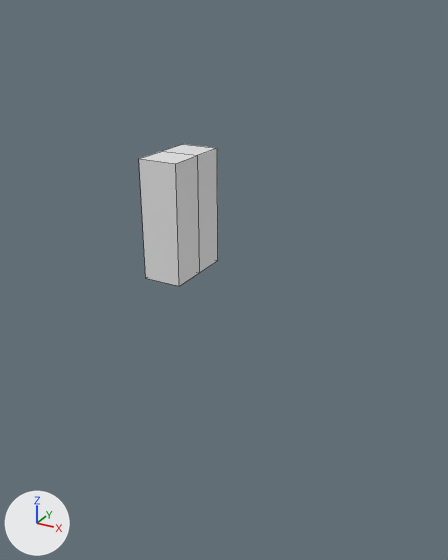
Renders of the Blender file lowpolycharacter.blend from each side of a commit.
One viewpoint serves both versions: a 50 mm camera at (1.53, -2.37, 2.01) aimed at (0.22, 0.0, 0.83). Arrows for +X, +Y and +Z are at lower left; the lights stay in place. Mesh edges are drawn as thin lines.

Script lines for the objects in view, before the commit:
```python
me_cube = bpy.data.meshes.new('Cube')
me_cube.from_pydata([(-1.0, -1.0, -1.0), (-1.0, 1.0, -1.0), (-1.0, 1.0, 1.0), (1.0, 1.0, -1.0), (1.0, 1.0, 1.0), (-1.0, 0.0, -1.0), (-1.0, 0.0, 1.0), (1.0, 0.0, -1.0), (1.0, 0.0, 1.0)], [(5, 0)], [(5, 6, 2, 1), (1, 2, 4, 3), (4, 2, 6, 8), (1, 3, 7, 5), (3, 4, 8, 7)])
ob_torso = bpy.data.objects.new('Torso', me_cube)
ob_torso.location = (-0.01, 0.011, 1.119)
ob_torso.scale = (0.0954, 0.181, 0.286)
_m = ob_torso.modifiers.new('Mirror', 'MIRROR')
_m.use_axis = (False, True, False)
_m.use_clip = True
```
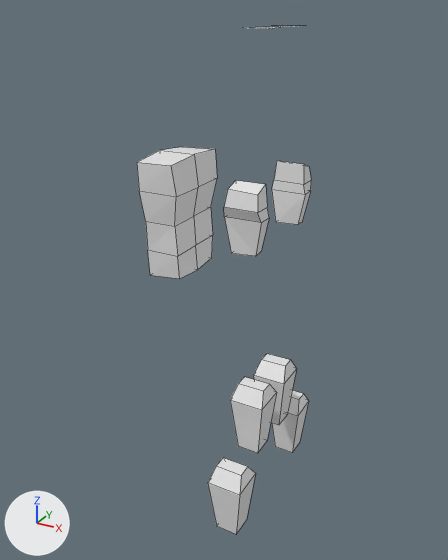
Commit message: torso and arms

Pixel boxes [x1, y1, x2, y2] of what changed, in the pictures (448 x 560 px):
'Arms', added
    after: [208, 25, 311, 534]
'Torso', reshaped, moved (7% shorter)
    before: [139, 144, 218, 286]
    after: [137, 147, 217, 279]

The change, as a list of edits to the scene's bpy script:
```text
Change me_cube:
    used by ob_torso; location = (-0.01, 0.011, 1.119); scale = (0.0954, 0.181, 0.286)
    remove me_cube.from_pydata(...)  # 9 vertices, 5 faces, 1 loose edge; spans x -1.0..1.0, y -1.0..1.0, z -1.0..1.0
    add me_cube.from_pydata(...)  # 20 vertices, 14 faces; spans x -0.96..1.18, y 0.0..1.05, z -0.96..1.02
    me_cube part 1: the whole mesh is rebuilt
Add me_cube_001:
    me_cube_001.from_pydata(...)  # 51 vertices, 36 faces, 1 loose edge; spans x 0.37..0.54, y 0.04..0.42, z -0.28..1.95
Change ob_torso:
    ob_torso.location: (-0.01, 0.011, 1.119) -> (-0.021, 0.0, 1.119)
Add ob_arms:
    ob_arms = bpy.data.objects.new('Arms', me_cube_001)
    ob_arms.location = (0.0, 0.0, 0.0)
    _m = ob_arms.modifiers.new('Mirror', 'MIRROR')
    _m.use_axis = (False, True, False)
```
